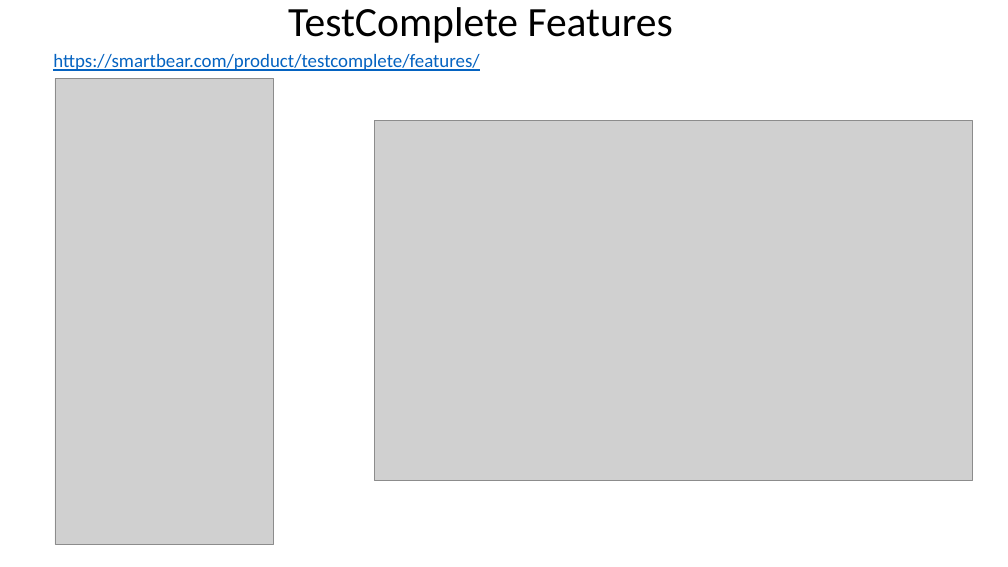
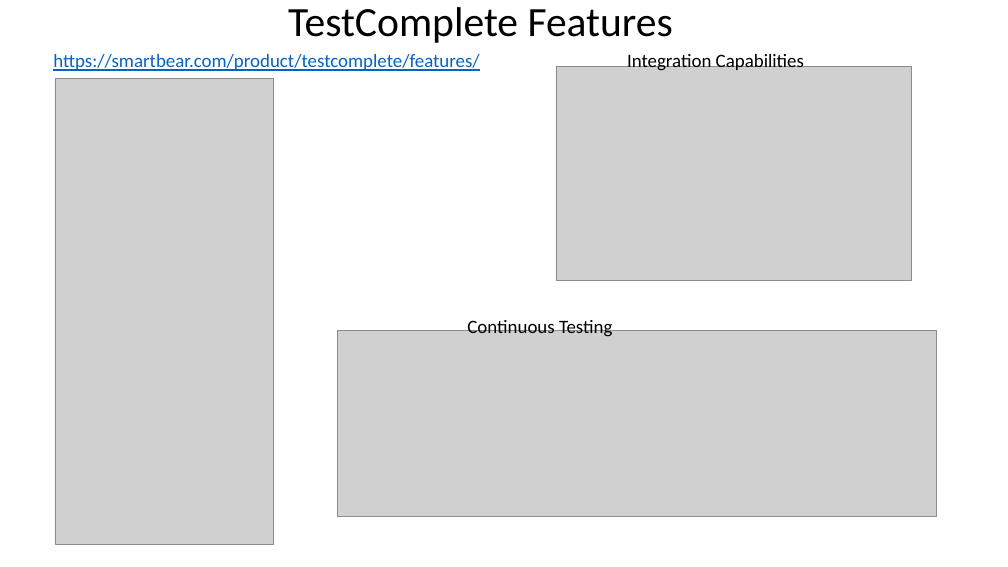
Before and after one commit to nirmalapsn/TestCompletePOCWindowsApp, a slide deck: slide 2 of POCProjectSuite/Documents/TestCompletePOCPresentation.pptx. Drawn at 1008x567 pixels with LibreOffice and Linux fonts; fonts in the diff are those of the drawing; grey boxes stand for pictures. Boxes give left, top, right and bottom in pixels: in the first picture for what was removed or moved away, otherwise in the second. Text is boxed around its words. In the diff, an @@ line names an element or a change of style, - is before the commit and + after.

```diff
--- a/POCProjectSuite/Documents/TestCompletePOCPresentation.pptx
+++ b/POCProjectSuite/Documents/TestCompletePOCPresentation.pptx
@@ text added at box(627, 52, 804, 71), 18 pt, text #000000 @@
+Integration Capabilities
@@ picture: place and size @@
-picture at box(374, 121, 972, 481)
+picture at box(556, 67, 911, 281)
@@ text added at box(467, 318, 612, 337), 18 pt, text #000000 @@
+Continuous Testing
@@ picture added at box(338, 331, 937, 517) @@
```
